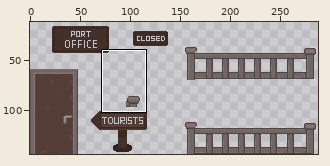
Sprite sheet: dist/assets/tiles/portTiles.png. Above: a wide view before the commit, with the close-up outlined.
Close-up. As it was:
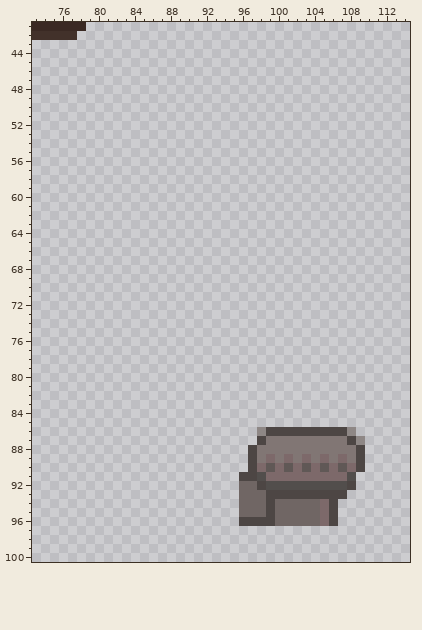
The file is 288x144 pixels. Colours within 5 levels of each other are drawn and written as one. Shown: x 73..114, y 41..100. The wide view leaves out empty margins.
After the commit:
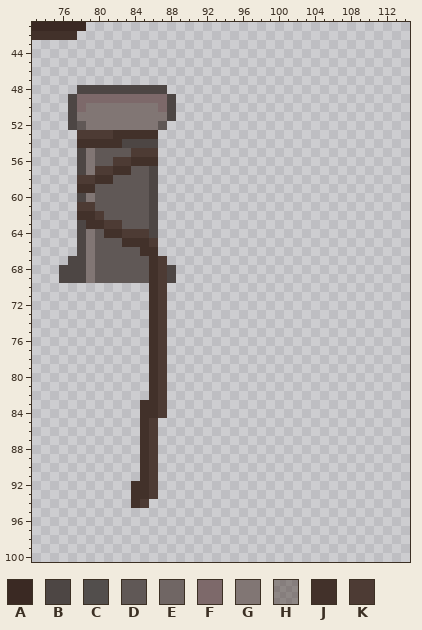
Palette (. is transparent): A #3a2923  B #4d4644  C #524e4c  D #605856  E #706664  F #7d696a  G #817674  H #42312a73  J #42312a  K #4d3b34
From old to new:
{"y":48,"x":78,"old":"..........","new":"BBBBBBBBBB"}
{"y":49,"x":77,"old":"............","new":"BFFFFFFFFFFB"}
{"y":50,"x":77,"old":"............","new":"BFGGGGGGGGFB"}
{"y":51,"x":77,"old":"............","new":"BGGGGGGGGGGB"}
{"y":52,"x":77,"old":"...........","new":"BDGGGGGGGGD"}
{"y":53,"x":78,"old":".........","new":"KKKKJJJJJ"}
{"y":54,"x":78,"old":".........","new":"JJJJJBBBB"}
{"y":55,"x":78,"old":".........","new":"BGDDDDKKK"}
{"y":56,"x":78,"old":".........","new":"BGDDKKJJJ"}
{"y":57,"x":78,"old":".........","new":"BGKKJJDDB"}
{"y":58,"x":78,"old":".........","new":"KKJJDDDDB"}
{"y":59,"x":78,"old":".........","new":"JJDDDDDDB"}
{"y":60,"x":78,"old":".........","new":"BGDDDDDDB"}
{"y":61,"x":78,"old":".........","new":"KKDDDDDDB"}
{"y":62,"x":78,"old":".........","new":"JJKDDDDDB"}
{"y":63,"x":78,"old":".........","new":"BJJKKDDDB"}
{"y":64,"x":78,"old":".........","new":"BGDJJKKKB"}
{"y":65,"x":78,"old":".........","new":"BGDDDJJJK"}
{"y":66,"x":78,"old":".........","new":"BGDDDDDJJ"}
{"y":67,"x":77,"old":"...........","new":"BBGDDDDDDJK"}
{"y":68,"x":76,"old":".............","new":"BBBGDDDDDDJKB"}
{"y":69,"x":76,"old":".............","new":"BBBGDDDDDDJKB"}
{"y":70,"x":86,"old":"..","new":"JK"}
{"y":71,"x":86,"old":"..","new":"JK"}
{"y":72,"x":86,"old":"..","new":"JK"}
{"y":73,"x":86,"old":"..","new":"JK"}
{"y":74,"x":86,"old":"..","new":"JK"}
{"y":75,"x":86,"old":"..","new":"JK"}
{"y":76,"x":86,"old":"..","new":"JK"}
{"y":77,"x":86,"old":"..","new":"JK"}
{"y":78,"x":86,"old":"..","new":"JK"}
{"y":79,"x":86,"old":"..","new":"JK"}
{"y":80,"x":86,"old":"..","new":"JK"}
{"y":81,"x":86,"old":"..","new":"JK"}
{"y":82,"x":86,"old":"..","new":"JK"}
{"y":83,"x":85,"old":"...","new":"JJK"}
{"y":84,"x":85,"old":"...","new":"JJK"}
{"y":85,"x":85,"old":"..","new":"JK"}
{"y":86,"x":85,"old":"..","new":"JK"}
{"y":86,"x":98,"old":"HBBBBBBBBBH","new":"..........."}
{"y":87,"x":85,"old":"..","new":"JK"}
{"y":87,"x":98,"old":"BGGGGGGGGGBH","new":"............"}
{"y":88,"x":85,"old":"..","new":"JK"}
{"y":88,"x":97,"old":"BGGGGGGGGGGGB","new":"............."}
{"y":89,"x":85,"old":"..","new":"JK"}
{"y":89,"x":97,"old":"BGFGFGFGFGFGB","new":"............."}
{"y":90,"x":85,"old":"..","new":"JK"}
{"y":90,"x":97,"old":"BFDFDFDFDFDFB","new":"............."}
{"y":91,"x":85,"old":"..","new":"JK"}
{"y":91,"x":96,"old":"BBCFFFFFFFFFC","new":"............."}
{"y":92,"x":84,"old":"...","new":"JJK"}
{"y":92,"x":96,"old":"EEBCCCCCCCCCB","new":"............."}
{"y":93,"x":84,"old":"...","new":"JJK"}
{"y":93,"x":96,"old":"EEEBBBBBBBBB","new":"............"}
{"y":94,"x":84,"old":"..","new":"JK"}
{"y":94,"x":96,"old":"EEEBEEEEEFB","new":"..........."}
{"y":95,"x":96,"old":"EEEBEEEEEFB","new":"..........."}
{"y":96,"x":96,"old":"BBBBEEEEEFB","new":"..........."}
{"label":"added","picture_box":[59,85,176,508]}
{"label":"erased","picture_box":[239,427,365,526]}
